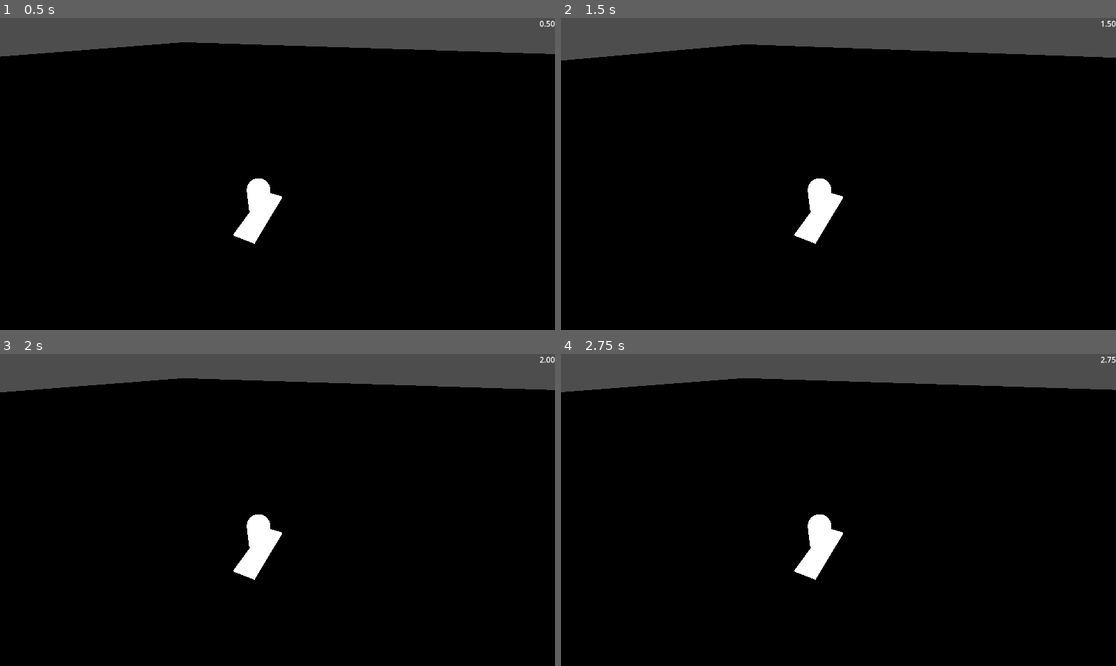
Above: before the commit, frames 1-4 (two rows, left to right).
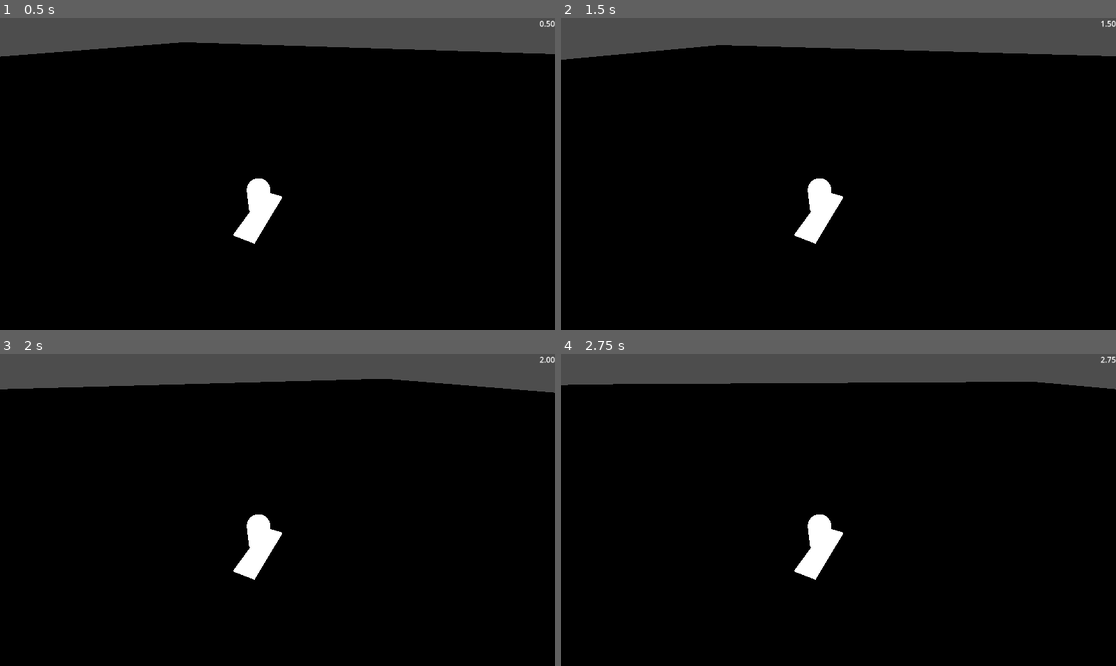
Above: after the commit, the same moments.

Repository: Steffo99/cinnos
Game: Godot game, scene res://Root.tscn
The game is run twice, just before and just after one commit, with the same random seed, the same clock (stepped at 60 frames per second) and the same inputs.
Inputs:
- Up to frame 1 (0.5 s): no input
- Up to frame 2 (1.5 s): hold D (move_right) 0.53-1.28 s; tap Space (jump) at 0.77 s; hold S (move_down) from 1.28 s (still down)
- Up to frame 3 (2 s): keep holding S (move_down); tap Space (jump) at 1.52 s
- Up to frame 4 (2.75 s): release S (move_down) at 2.03 s; hold D (move_right) from 2.03 s (still down)

Frame 1 is identical in both runs. In frame 2, 0.3% of the frame differs, in the area x 0-100%, y 8-14%; in frame 3, 0.9%; in frame 4, 1.0%, in the area x 0-100%, y 7-13%.

Commit message:
Add player facing rotation

Diff:
--- a/Player.gd
+++ b/Player.gd
@@ -45,6 +45,8 @@
 
 	move_and_slide()
 
+	rotation.y = velocity.normalized().signed_angle_to(Vector3.FORWARD, Vector3.DOWN)
+
 	# Gestisci collisioni
 	for collision_idx in range(get_slide_collision_count()):
 		var collision = get_slide_collision(collision_idx)
